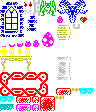
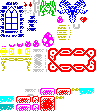
Comparing the layer stacks of the two 96x112 images. Changes:
painted on "Background" over (0, 48, 96, 96)
